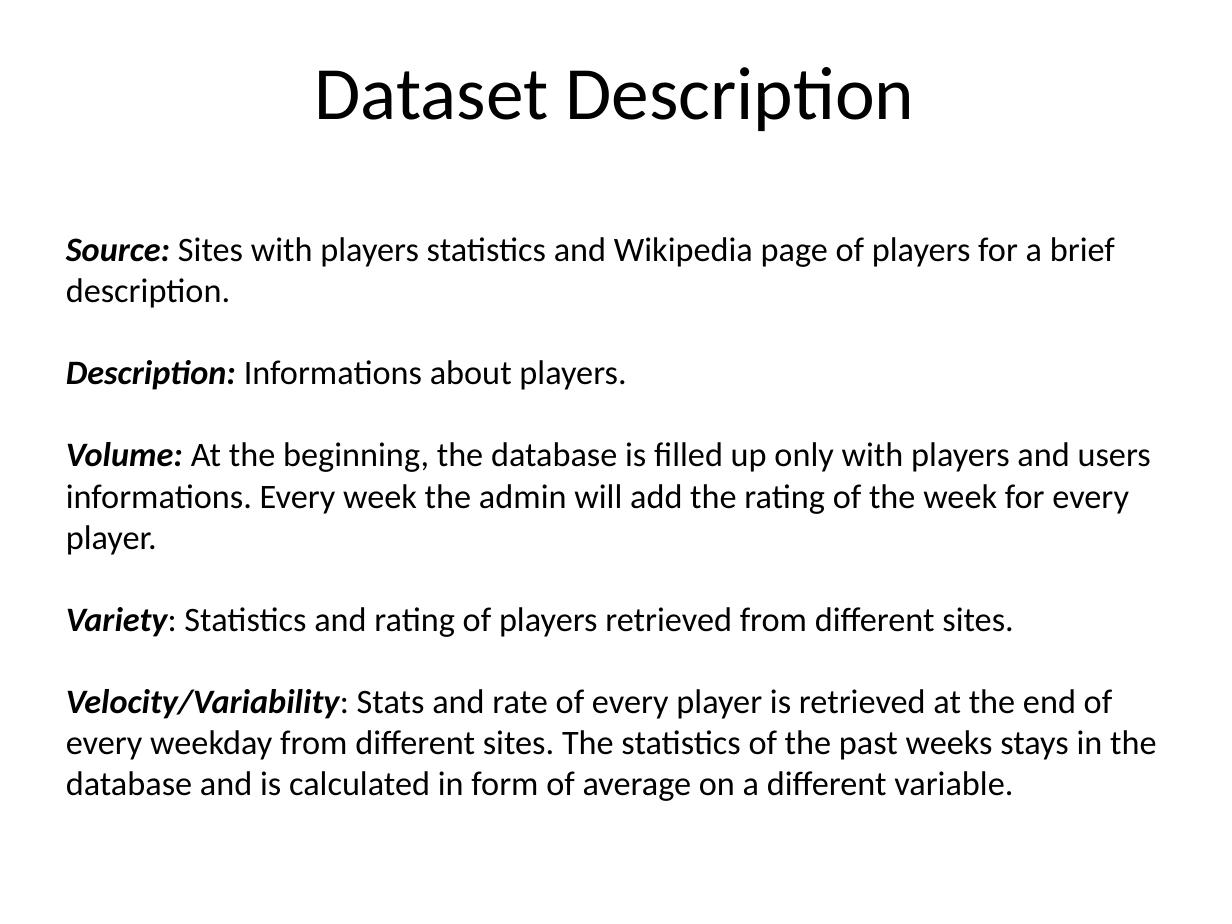
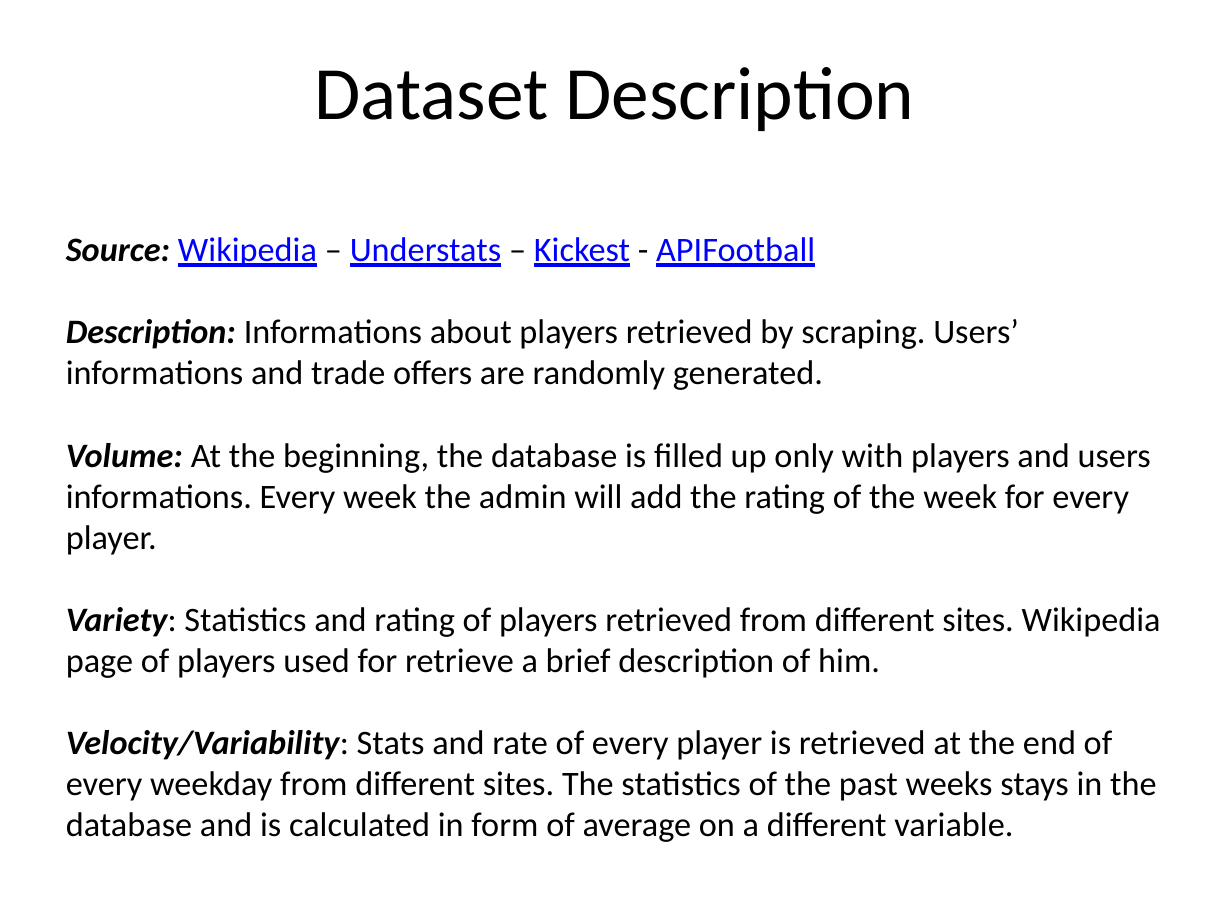
Before and after one commit to Plaza99/FantaManager, a slide deck: slide 5 of Documentation/Project Presentation.pptx. Drawn at 1232x924 pixels with LibreOffice and Linux fonts; fonts in the diff are those of the drawing; background and template pictures are left out. Boxes give left, top, right and bottom in pixels: in the first picture for what was removed or moved away, otherwise in the second. Text is boxed around its words. In the diff, an @@ line names an element or a change of style, - is before the commit and + after.

```diff
--- a/Documentation/Project Presentation.pptx
+++ b/Documentation/Project Presentation.pptx
@@ text at (66, 237, 1019, 390): text changed @@
-Source: Sites with players statistics and Wikipedia page of players for a brief description.
-Description: Informations about players.
+Source: Wikipedia – Understats – Kickest - APIFootball
+Description: Informations about players retrieved by scraping. Users’ informations and trade offers are randomly generated.
@@ text at (66, 607, 1161, 678): text changed @@
-Variety: Statistics and rating of players retrieved from different sites.
+Variety: Statistics and rating of players retrieved from different sites. Wikipedia page of players used for retrieve a brief description of him.
```
Also in this commit, not shown: 1 other slide changed, 1 other file.
